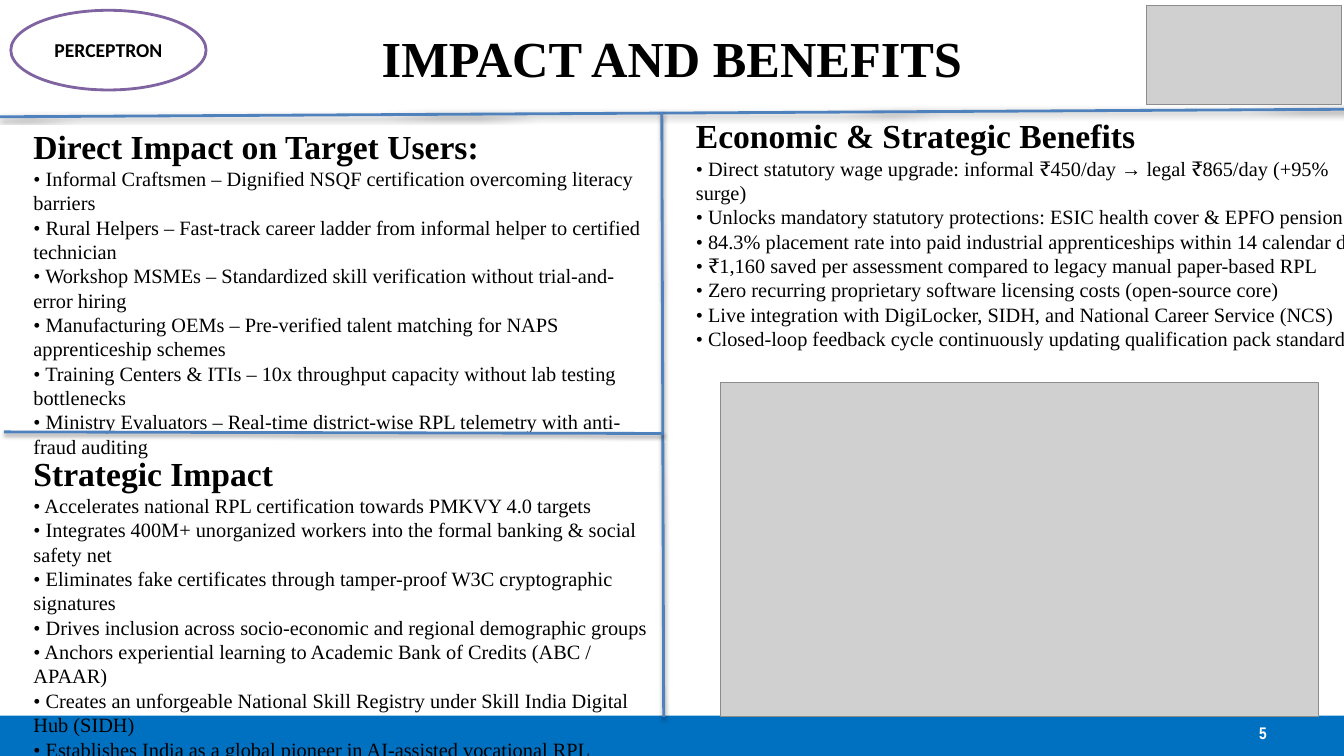
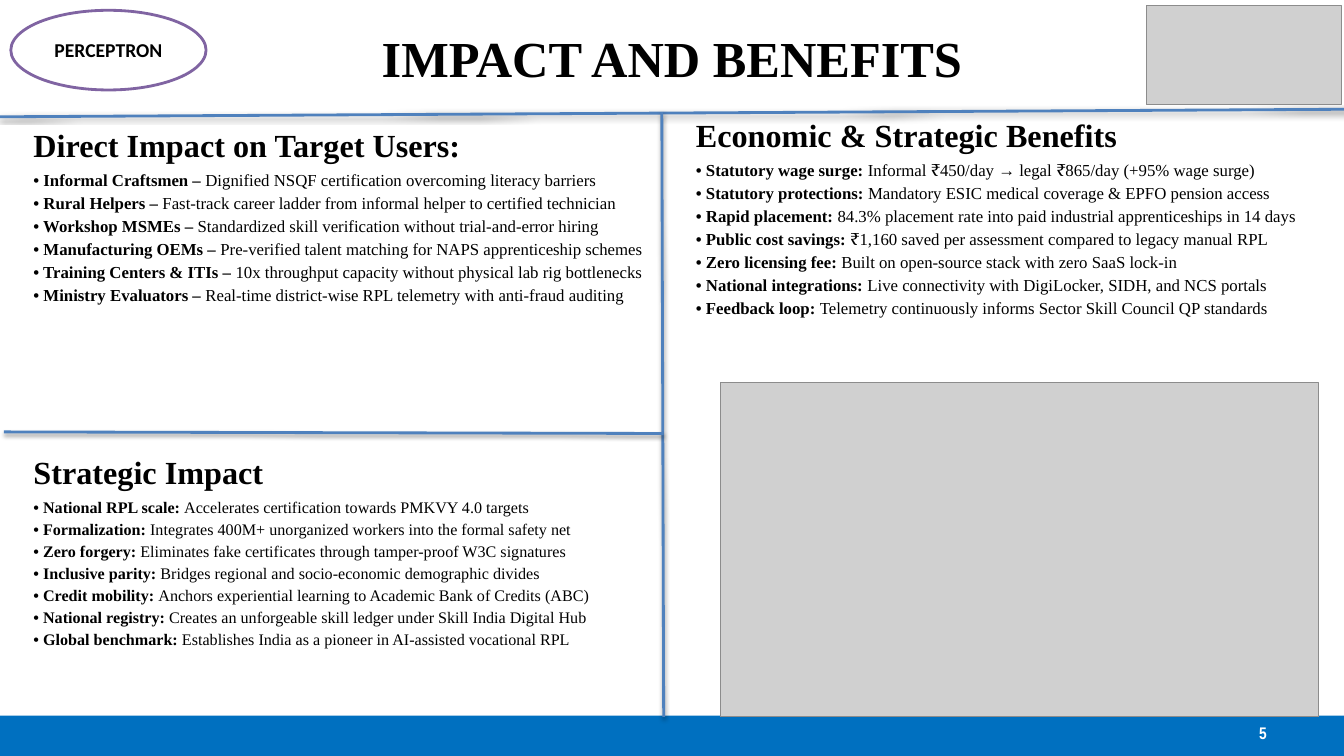
Before and after one commit to SabarishR08/SIH26242-AI-Skill-Assessment-RPL, a slide deck: slide 5 of SIH26242-PERCEPTRON-RPL-AI.pptx. Drawn at 1344x756 pixels with LibreOffice and Linux fonts; fonts in the diff are those of the drawing; grey boxes stand for pictures. Boxes give left, top, right and bottom in pixels: in the first picture for what was removed or moved away, otherwise in the second. Text is boxed around its words. In the diff, an @@ line names an element or a change of style, - is before the commit and + after.

Commit message:
feat(deck): complete overhaul with high-res diagram assets and SIH master template formatting

```diff
--- a/SIH26242-PERCEPTRON-RPL-AI.pptx
+++ b/SIH26242-PERCEPTRON-RPL-AI.pptx
@@ text at [33, 134, 642, 305]: size 24 to 23 pt in "Direct Impact on Target Users:"; size 14.5 to 12 pt in "• Informal Craftsmen – Dignified NSQF certification ...", "• Rural Helpers – Fast-track career ladder ...", "• Workshop MSMEs – Standardized skill verification ...", "• Manufacturing OEMs – Pre-verified talent matching ..." and 1 more places; bold on in "• Informal Craftsmen –", "• Rural Helpers –", "• Workshop MSMEs –", "• Manufacturing OEMs –" and 1 more places; more space between paragraphs @@
@@ text at [696, 124, 1117, 154]: size 24 to 23 pt in "Economic & Strategic Benefits"; more space between paragraphs @@
@@ text at [706, 164, 1296, 318]: text changed; size 14.5 to 12 pt @@
-• Direct statutory wage upgrade: informal ₹450/day → legal ₹865/day (+95% surge)
-• Unlocks mandatory statutory protections: ESIC health cover & EPFO pension
-• 84.3% placement rate into paid industrial apprenticeships within 14 calendar days
-• ₹1,160 saved per assessment compared to legacy manual paper-based RPL
-• Zero recurring proprietary software licensing costs (open-source core)
-• Live integration with DigiLocker, SIDH, and National Career Service (NCS)
-• Closed-loop feedback cycle continuously updating qualification pack standards
+• Statutory wage surge: Informal ₹450/day → legal ₹865/day (+95% wage surge)
+• Statutory protections: Mandatory ESIC medical coverage & EPFO pension access
+• Rapid placement: 84.3% placement rate into paid industrial apprenticeships in 14 days
+• Public cost savings: ₹1,160 saved per assessment compared to legacy manual RPL
+• Zero licensing fee: Built on open-source stack with zero SaaS lock-in
+• National integrations: Live connectivity with DigiLocker, SIDH, and NCS portals
+• Feedback loop: Telemetry continuously informs Sector Skill Council QP standards
@@ text at [43, 266, 642, 282]: text changed; size 14.5 to 12 pt @@
-• Training Centers & ITIs – 10x throughput capacity without lab testing bottlenecks
+• Training Centers & ITIs – 10x throughput capacity without physical lab rig bottlenecks
@@ text at [33, 461, 263, 491]: size 24 to 23 pt in "Strategic Impact"; more space between paragraphs @@
@@ text at [43, 501, 589, 649]: text changed; size 14.5 to 11.5 pt @@
-• Accelerates national RPL certification towards PMKVY 4.0 targets
-• Integrates 400M+ unorganized workers into the formal banking & social safety net
-• Eliminates fake certificates through tamper-proof W3C cryptographic signatures
-• Drives inclusion across socio-economic and regional demographic groups
-• Anchors experiential learning to Academic Bank of Credits (ABC / APAAR)
-• Creates an unforgeable National Skill Registry under Skill India Digital Hub (SIDH)
-• Establishes India as a global pioneer in AI-assisted vocational RPL assessment
+• National RPL scale: Accelerates certification towards PMKVY 4.0 targets
+• Formalization: Integrates 400M+ unorganized workers into the formal safety net
+• Zero forgery: Eliminates fake certificates through tamper-proof W3C signatures
+• Inclusive parity: Bridges regional and socio-economic demographic divides
+• Credit mobility: Anchors experiential learning to Academic Bank of Credits (ABC)
+• National registry: Creates an unforgeable skill ledger under Skill India Digital Hub
+• Global benchmark: Establishes India as a pioneer in AI-assisted vocational RPL
```
Also in this commit, not shown: 5 other slides changed, 4 other files.
